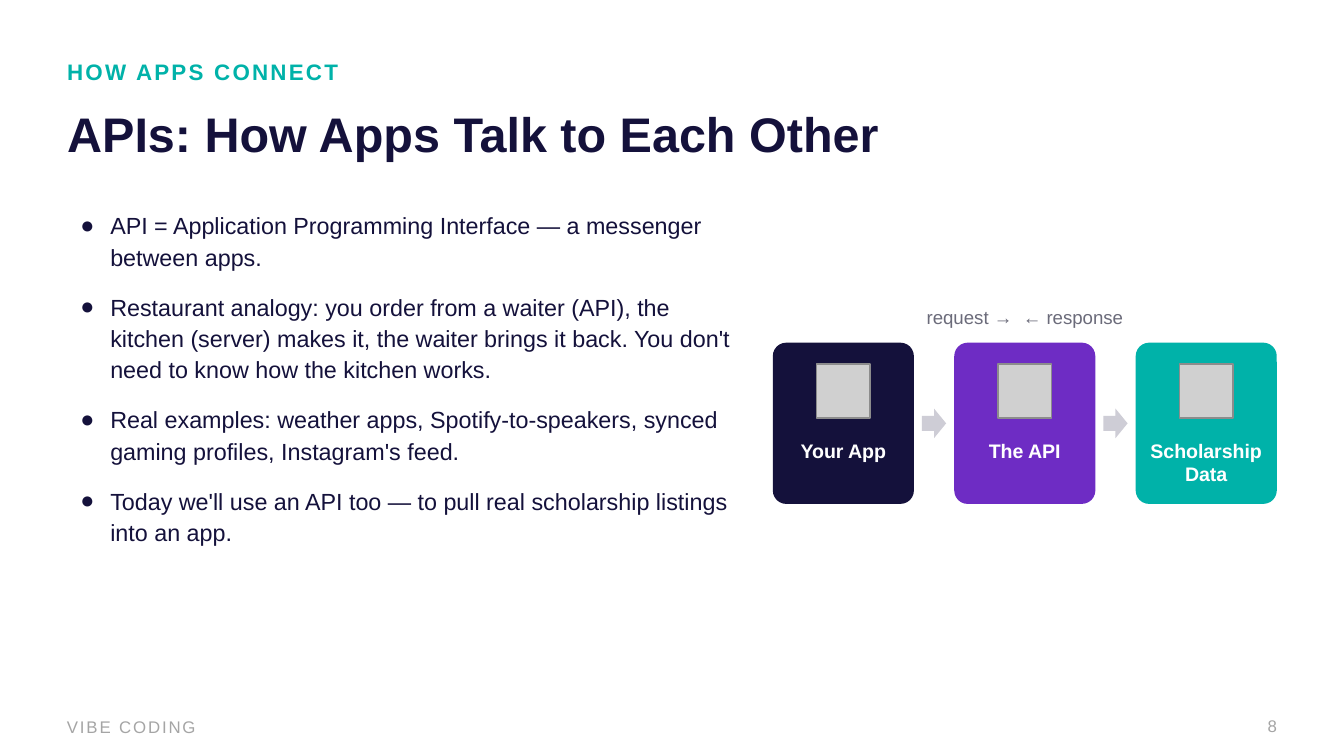
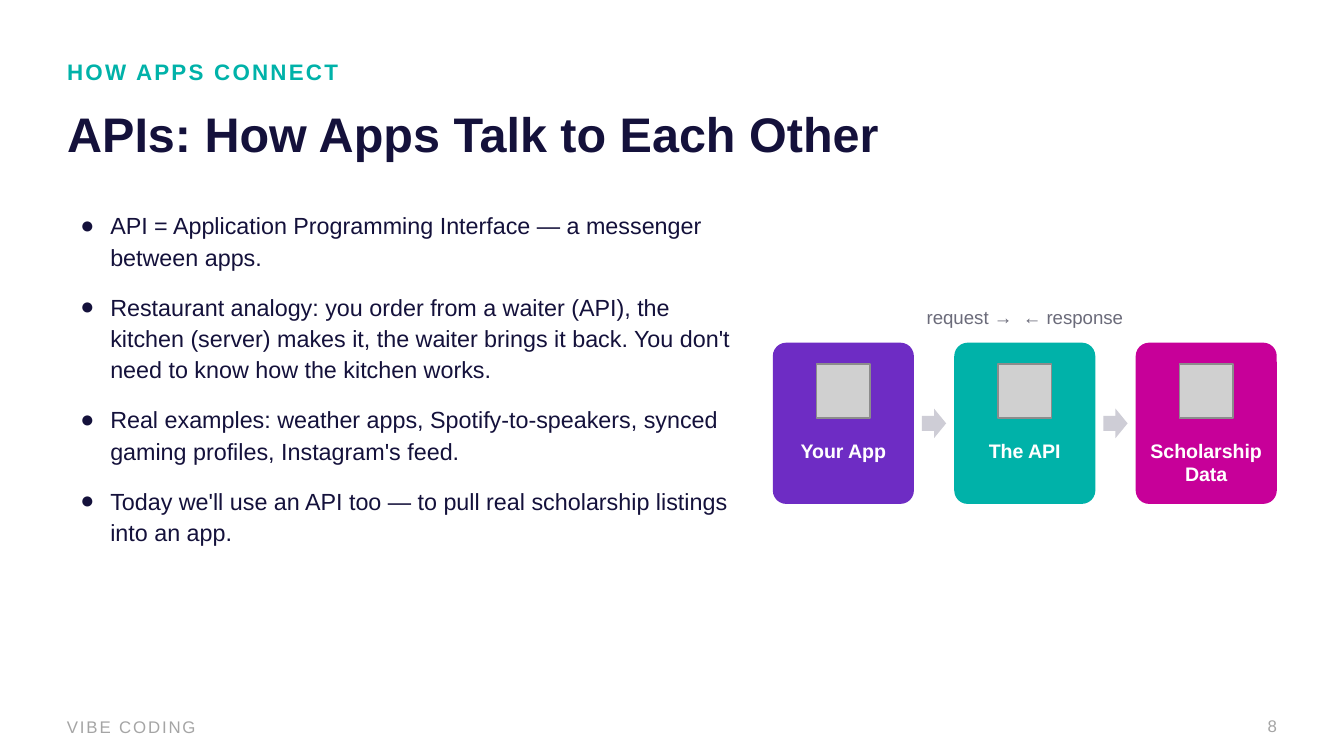
Before and after one commit to thorgrimilnano/scolarship-api, a slide deck: slide 8 of docs/Vibe_Coding_High_School_Deck.pptx. Drawn at 1344x756 pixels with LibreOffice and Linux fonts; fonts in the diff are those of the drawing; grey boxes stand for pictures. Boxes give left, top, right and bottom in pixels: in the first picture for what was removed or moved away, otherwise in the second. Text is boxed around its words. In the diff, an @@ line names an element or a change of style, - is before the commit and + after.

```diff
--- a/docs/Vibe_Coding_High_School_Deck.pptx
+++ b/docs/Vibe_Coding_High_School_Deck.pptx
@@ rounded rectangle at [773, 343, 914, 504]: fill #14113B to #6E2CC4 @@
@@ rounded rectangle at [954, 343, 1095, 504]: fill #6E2CC4 to #00B2A9 @@
@@ rounded rectangle at [1136, 343, 1277, 504]: fill #00B2A9 to #C70099 @@
```
Also in this commit, not shown: 1 other slide changed.
